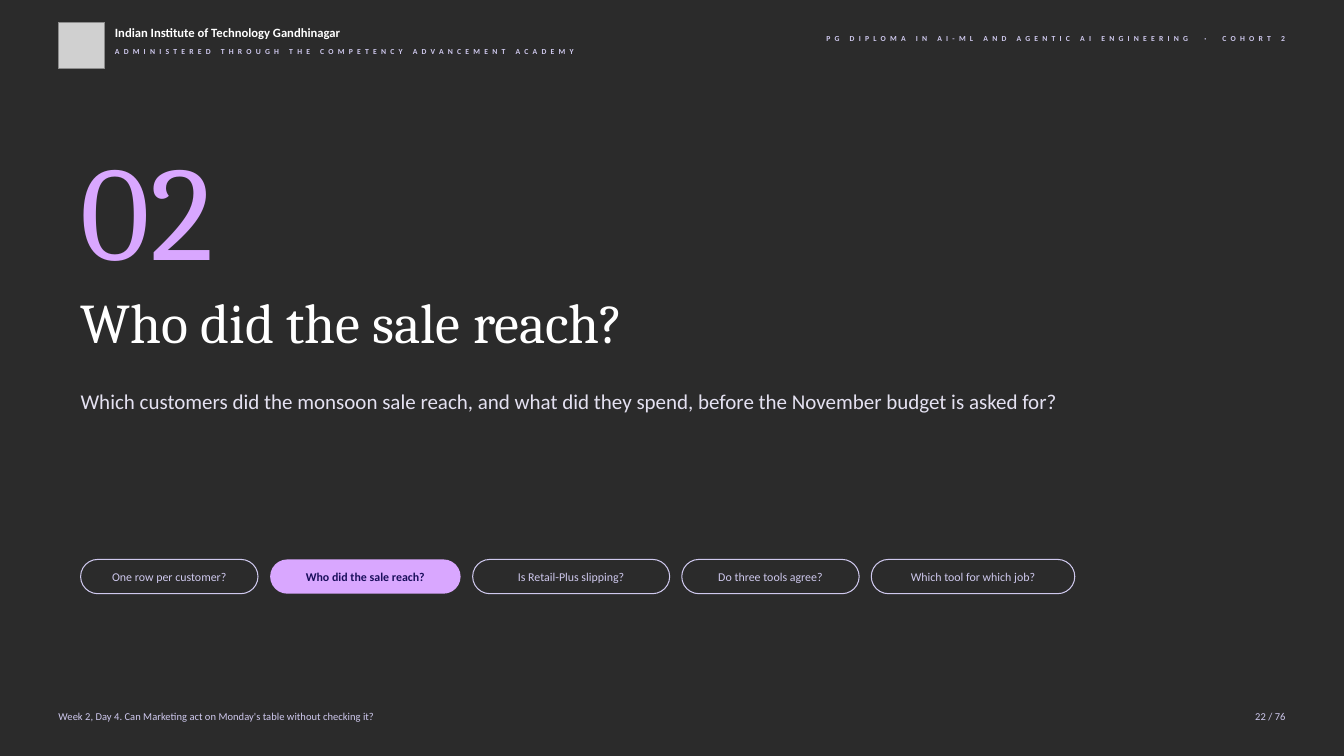
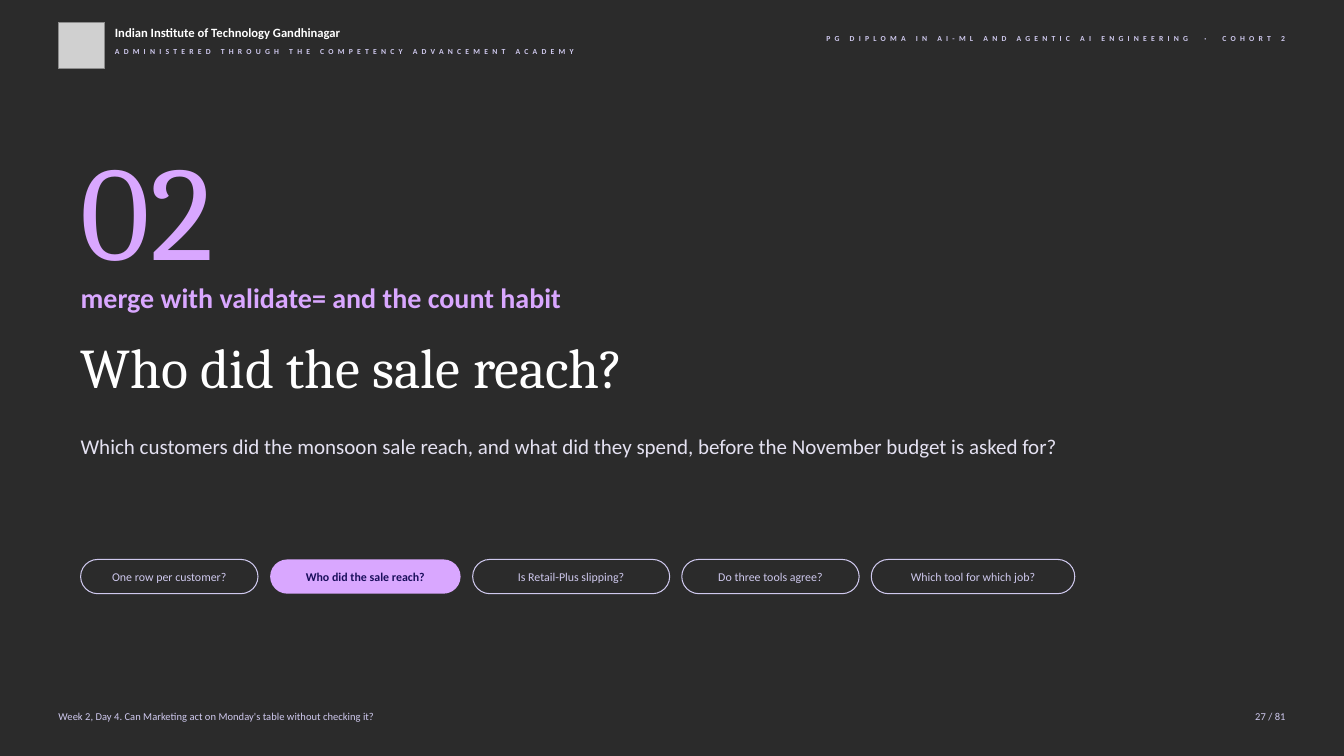
Before and after one commit to fde-academy-lab/c2-content-factory, a slide deck: slide 27 of content/W02/D4/slides/C2_W02_D04_half1_STUDENT.pptx (slide 22 before the commit). Drawn at 1344x756 pixels with LibreOffice and Linux fonts; fonts in the diff are those of the drawing; grey boxes stand for pictures; background and template pictures are left out; a plain dark background stands for a picture behind light text. Boxes give left, top, right and bottom in pixels: in the first picture for what was removed or moved away, otherwise in the second. Text is boxed around its words. In the diff, an @@ line names an element or a change of style, - is before the commit and + after.

```diff
--- a/content/W02/D4/slides/C2_W02_D04_half1_STUDENT.pptx
+++ b/content/W02/D4/slides/C2_W02_D04_half1_STUDENT.pptx
@@ text added at (x1=81, y1=288, x2=561, y2=313), 20 pt, text #D9A7FF, bold @@
+merge with validate= and the count habit
@@ text "Who did the sale reach?" moved from (x1=81, y1=304, x2=623, y2=344) to (x1=81, y1=349, x2=623, y2=389) @@
@@ text "Which customers did the monsoon ..." moved from (x1=81, y1=394, x2=1056, y2=413) to (x1=81, y1=439, x2=1056, y2=458) @@
@@ text at (x1=1255, y1=713, x2=1286, y2=720): text changed @@
-22 / 76
+27 / 81
```
Also in this commit, not shown: 75 other slides changed, 5 slides added, 3 other files.
